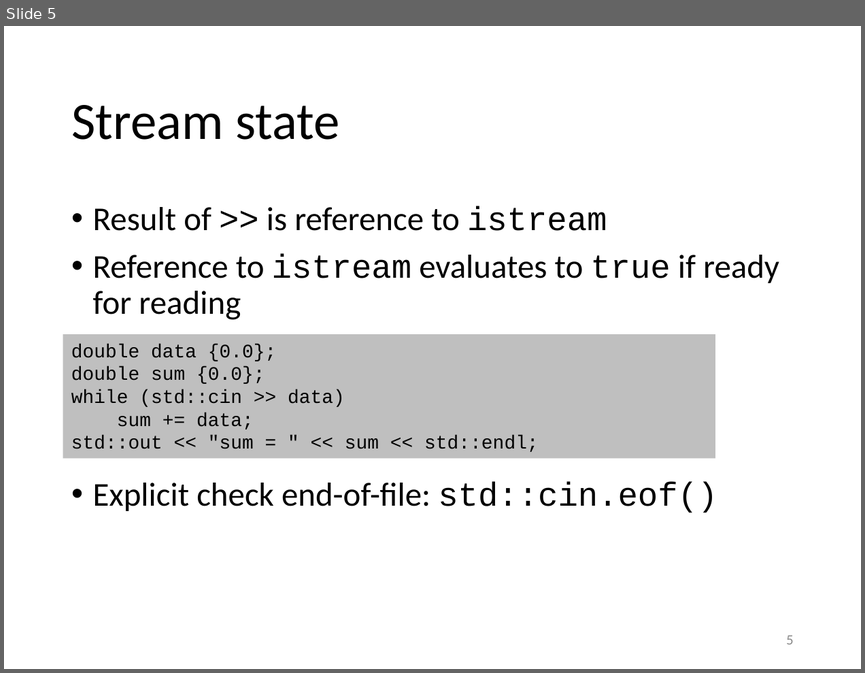
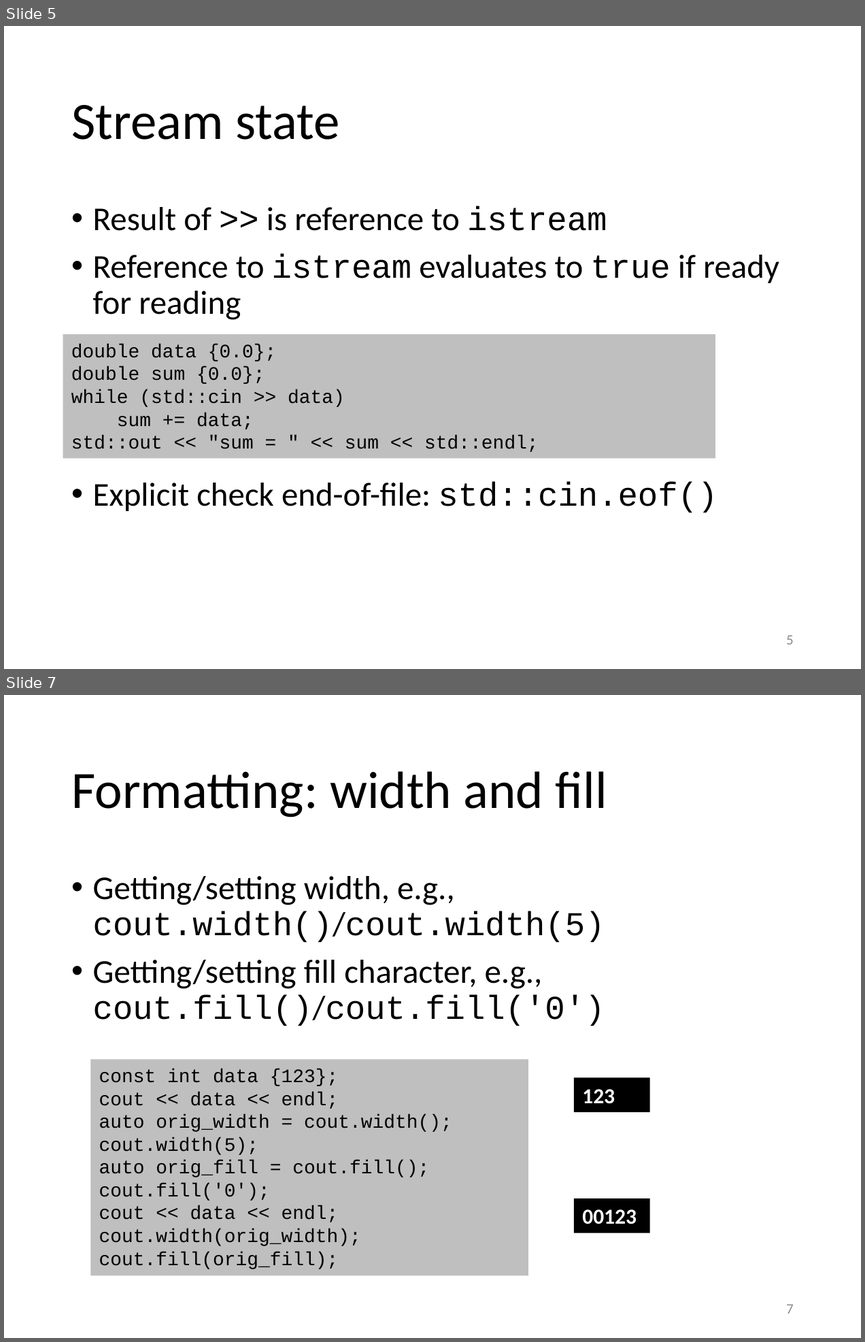
Before and after one commit to gjbex/training-material, a slide deck: CPlusPlus/08_essential_cpp_io.pptx. Shown one above the other, each under a label of ours: slide 5 before the commit, slides 5 and 7 after it; the slides between them are not shown. The pictures are 865x673 and 865x1342 pixels, drawn with LibreOffice and Linux fonts; fonts in the diff are those of the drawing. Boxes give left, top, right and bottom in pixels: in the first picture for what was removed or moved away, otherwise in the second. Text is boxed around its words. In the diff, an @@ line names an element or a change of style, - is before the commit and + after.

Commit message:
Added slides on I/O formattin

```diff
--- a/CPlusPlus/08_essential_cpp_io.pptx
+++ b/CPlusPlus/08_essential_cpp_io.pptx
@@ slide 7 added at bbox=[4, 695, 861, 1338], background #FFFFFF @@
@@ title added at bbox=[71, 771, 607, 817], 44 pt, text #000000 @@
+Formatting: width and fill
@@ text added at bbox=[93, 876, 605, 1026], 28 pt, text #000000 @@
+• Getting/setting width, e.g.,
+  cout.width()/cout.width(5)
+• Getting/setting fill character, e.g.,
+  cout.fill()/cout.fill('0')
@@ rectangle added at bbox=[90, 1059, 528, 1275], fill #BFBFBF, 16 pt, text #000000 @@
+const int data {123};
+cout << data << endl;
+auto orig_width = cout.width();
+cout.width(5);
+auto orig_fill = cout.fill();
+cout.fill('0');
+cout << data << endl;
+cout.width(orig_width);
+cout.fill(orig_fill);
@@ rectangle added at bbox=[574, 1077, 650, 1111], fill #000000, 18 pt, text #FFFFFF, bold @@
+123
@@ rectangle added at bbox=[574, 1198, 650, 1232], fill #000000, 18 pt, text #FFFFFF, bold @@
+00123
@@ page number added at bbox=[786, 1304, 793, 1313], 12 pt, text #8C8C8C @@
+7
```
Also in this commit, not shown: 1 other slide added.
